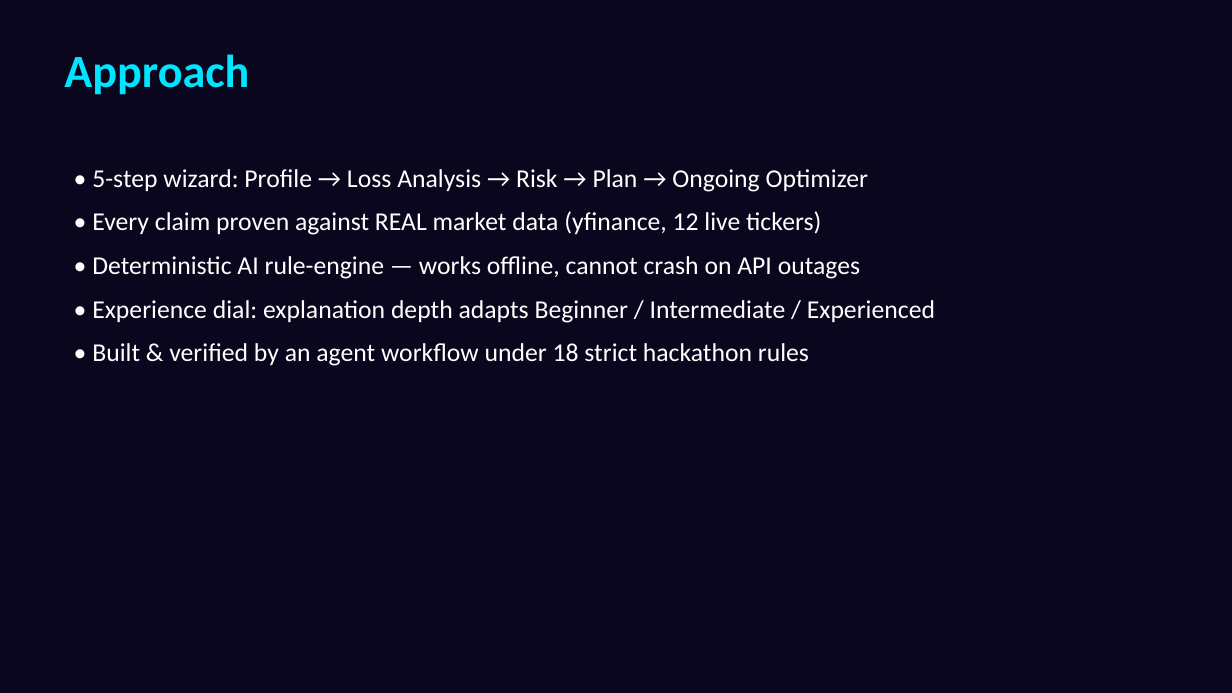
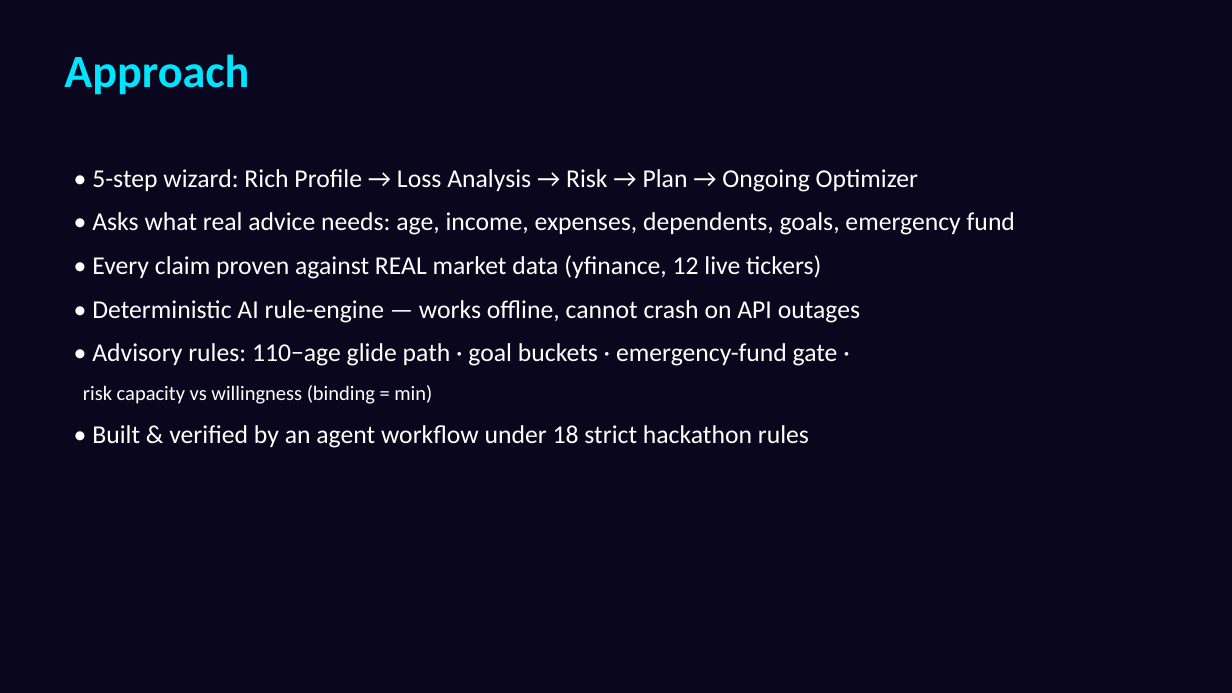
Before and after one commit to Farhan-Adil-M/Team404-AI-Investment-Advisor, a slide deck: slide 3 of Solution/Team404_Deck.pptx. Drawn at 1232x693 pixels with LibreOffice and Linux fonts; fonts in the diff are those of the drawing. Boxes give left, top, right and bottom in pixels: in the first picture for what was removed or moved away, otherwise in the second. Text is boxed around its words. In the diff, an @@ line names an element or a change of style, - is before the commit and + after.

Commit message:
R7: full UI rebuild (navy+emerald fintech theme), rich intake, dual-plan engine (planner.py), updated docs/deck

```diff
--- a/Solution/Team404_Deck.pptx
+++ b/Solution/Team404_Deck.pptx
@@ text at box(92, 169, 1015, 235): text changed @@
-• 5-step wizard: Profile → Loss Analysis → Risk → Plan → Ongoing Optimizer
+• 5-step wizard: Rich Profile → Loss Analysis → Risk → Plan → Ongoing Optimizer
+• Asks what real advice needs: age, income, expenses, dependents, goals, emergency fund
@@ text at box(83, 343, 838, 404): text changed @@
-• Experience dial: explanation depth adapts Beginner / Intermediate / Experienced
+• Advisory rules: 110−age glide path · goal buckets · emergency-fund gate ·
+risk capacity vs willingness (binding = min)
```
Also in this commit, not shown: 2 other slides changed, 7 other files.
